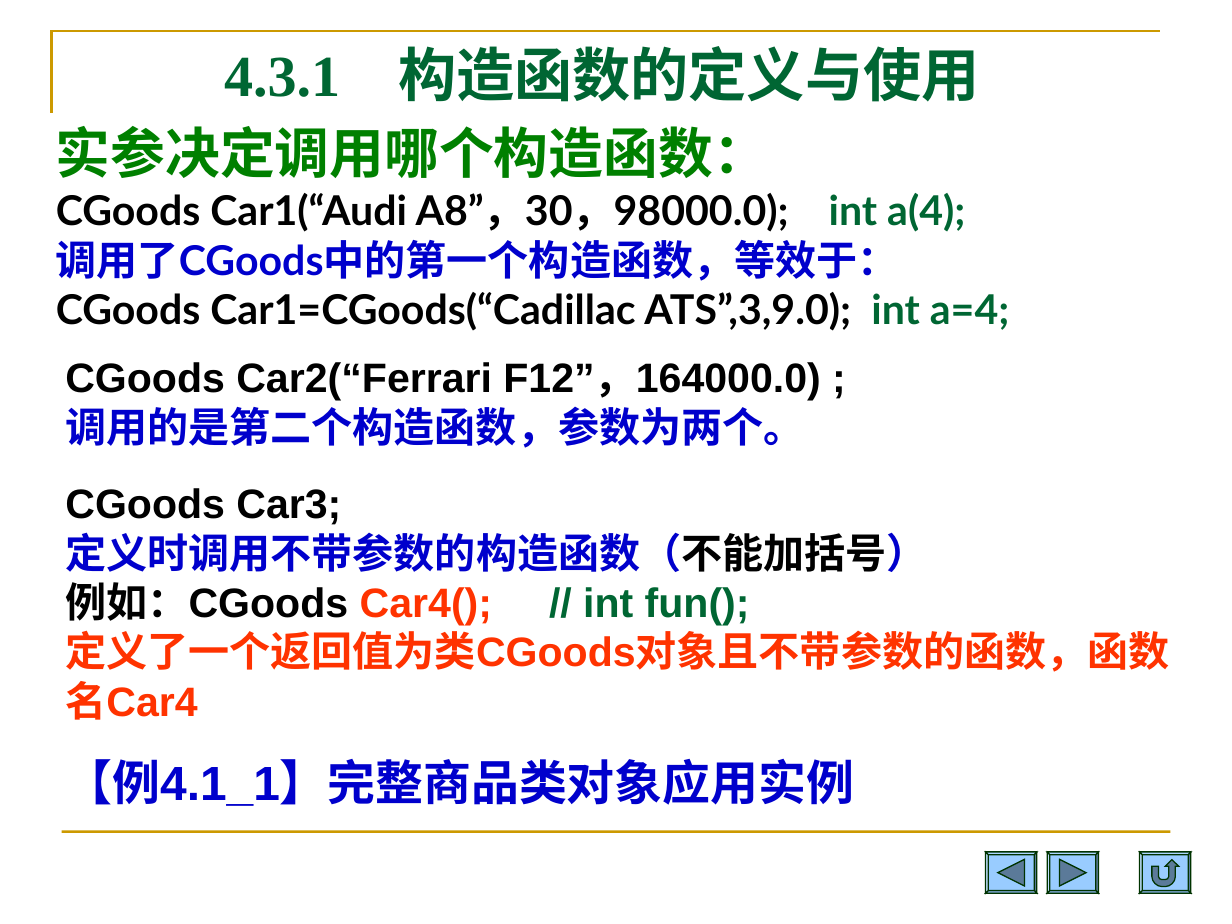
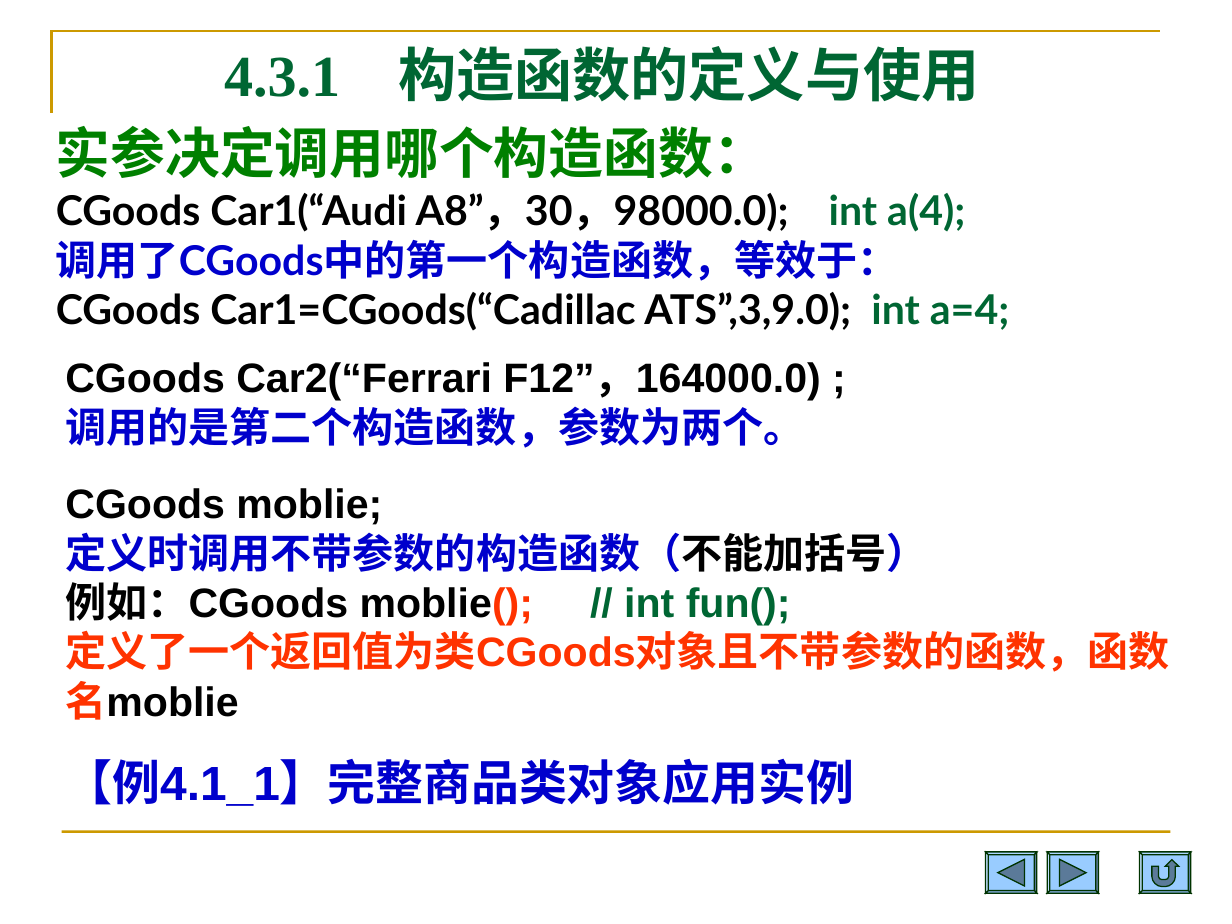
Before and after one commit to Changhe160/Changhe160.github.io, a slide deck: slide 25 of teachingRes/Cplusplus/unit04类与对象.ppt (slide 22 before the commit). Drawn at 1232x924 pixels with LibreOffice and Linux fonts; fonts in the diff are those of the drawing. Boxes give left, top, right and bottom in pixels: in the first picture for what was removed or moved away, otherwise in the second. Text is boxed around its words. In the diff, an @@ line names an element or a change of style, - is before the commit and + after.

```diff
--- a/teachingRes/Cplusplus/unit04类与对象.ppt
+++ b/teachingRes/Cplusplus/unit04类与对象.ppt
@@ text at (65,488,382,525): text changed @@
-CGoods Car3;
+CGoods moblie;
@@ text at (65,582,1169,720): text changed @@
-例如：CGoods Car4(); // int fun();
-定义了一个返回值为类CGoods对象且不带参数的函数，函数名Car4
+例如：CGoods moblie(); // int fun();
+定义了一个返回值为类CGoods对象且不带参数的函数，函数名moblie
```
Also in this commit, not shown: 16 other slides changed, 5 slides added, 2 slides removed, 2 other files.
